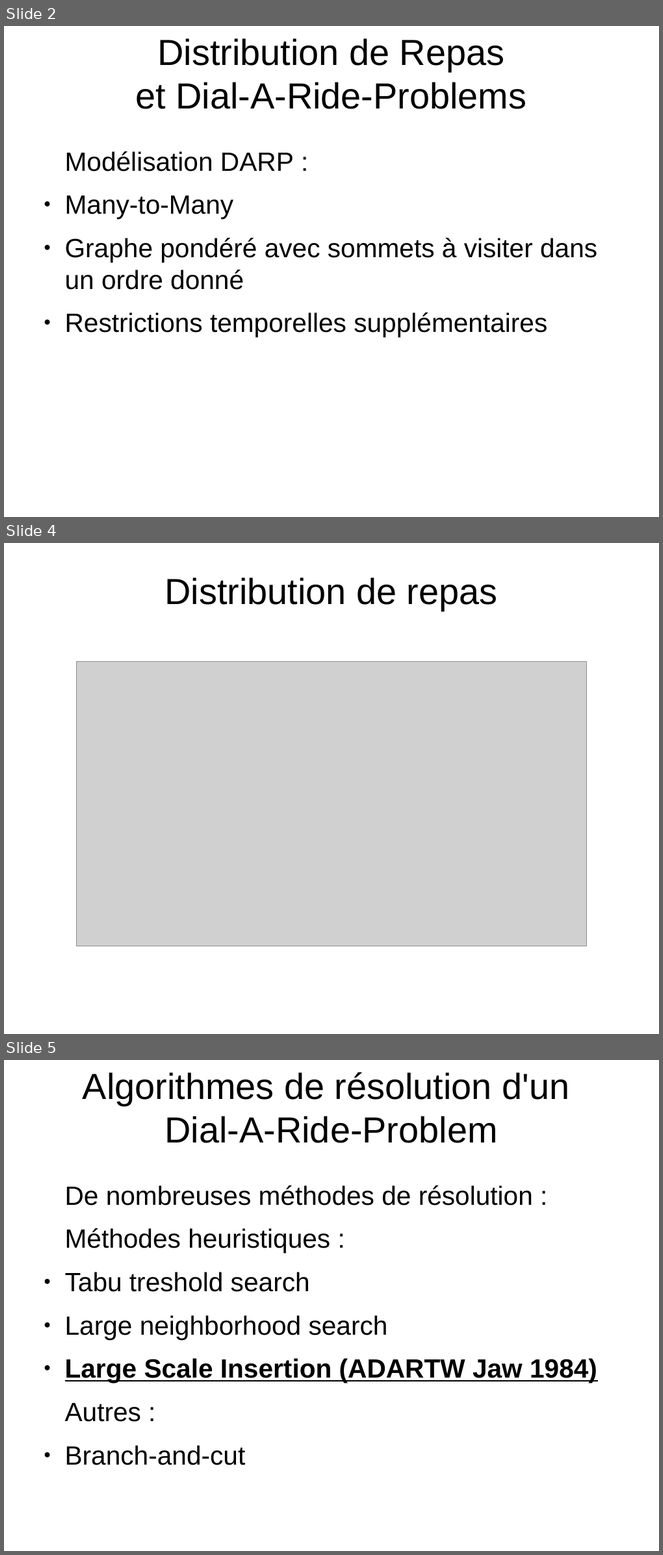
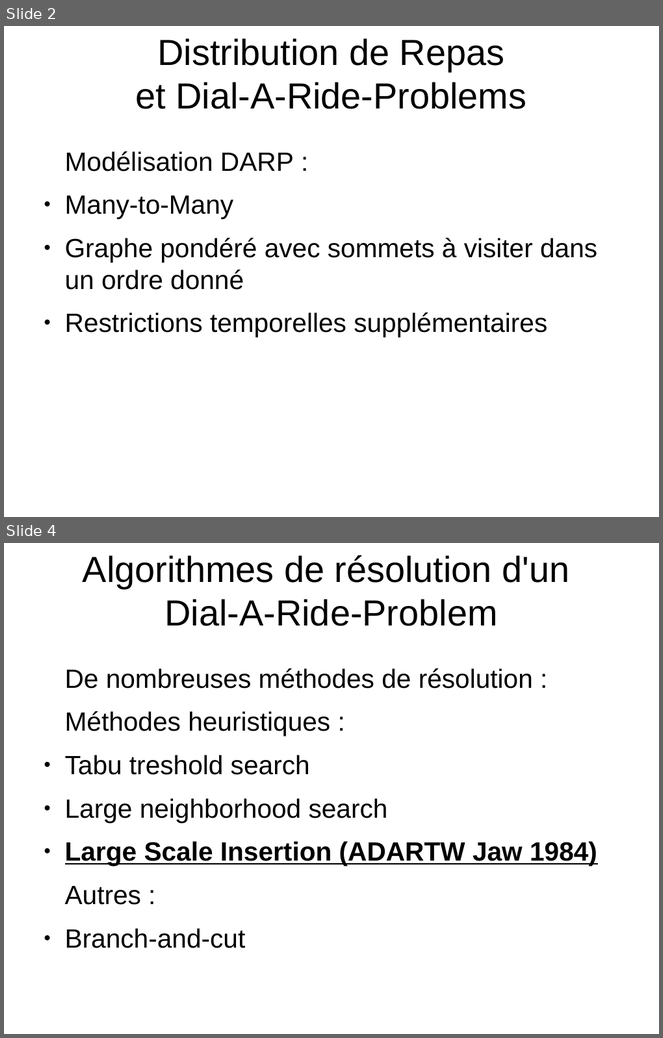
Before and after one commit to Chreschtf/Darpteam, a slide deck: Presentation1/slides_presentation_1_v1.odp. Shown one above the other, each under a label of ours: slides 2, 4 and 5 before the commit, slides 2 and 4 after it; the slides between them are not shown. The pictures are 663x1555 and 663x1038 pixels, drawn with LibreOffice and Linux fonts; fonts in the diff are those of the drawing; grey boxes stand for pictures; background and template pictures are left out. Boxes give left, top, right and bottom in pixels: in the first picture for what was removed or moved away, otherwise in the second. Text is boxed around its words. In the diff, an @@ line names an element or a change of style, - is before the commit and + after.

```diff
--- a/Presentation1/slides_presentation_1_v1.odp
+++ b/Presentation1/slides_presentation_1_v1.odp
@@ slide 4 removed at <box>4,543,659,1034</box>, background picture (left out) @@
@@ title removed at <box>165,577,498,611</box> @@
-Distribution de repas
@@ picture removed at <box>77,661,586,946</box> @@
@@ what was slide 5 is now slide 4 @@
```
Also in this commit, not shown: 3 slides changed.
